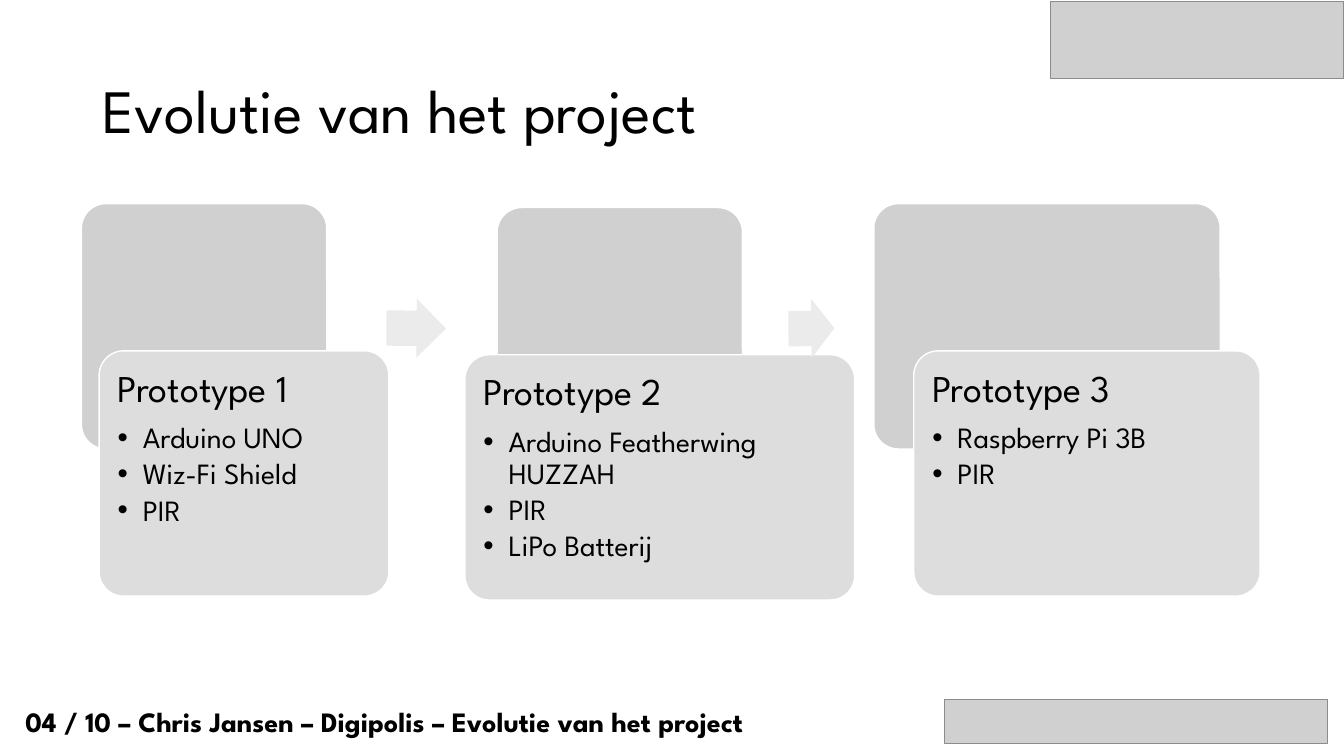
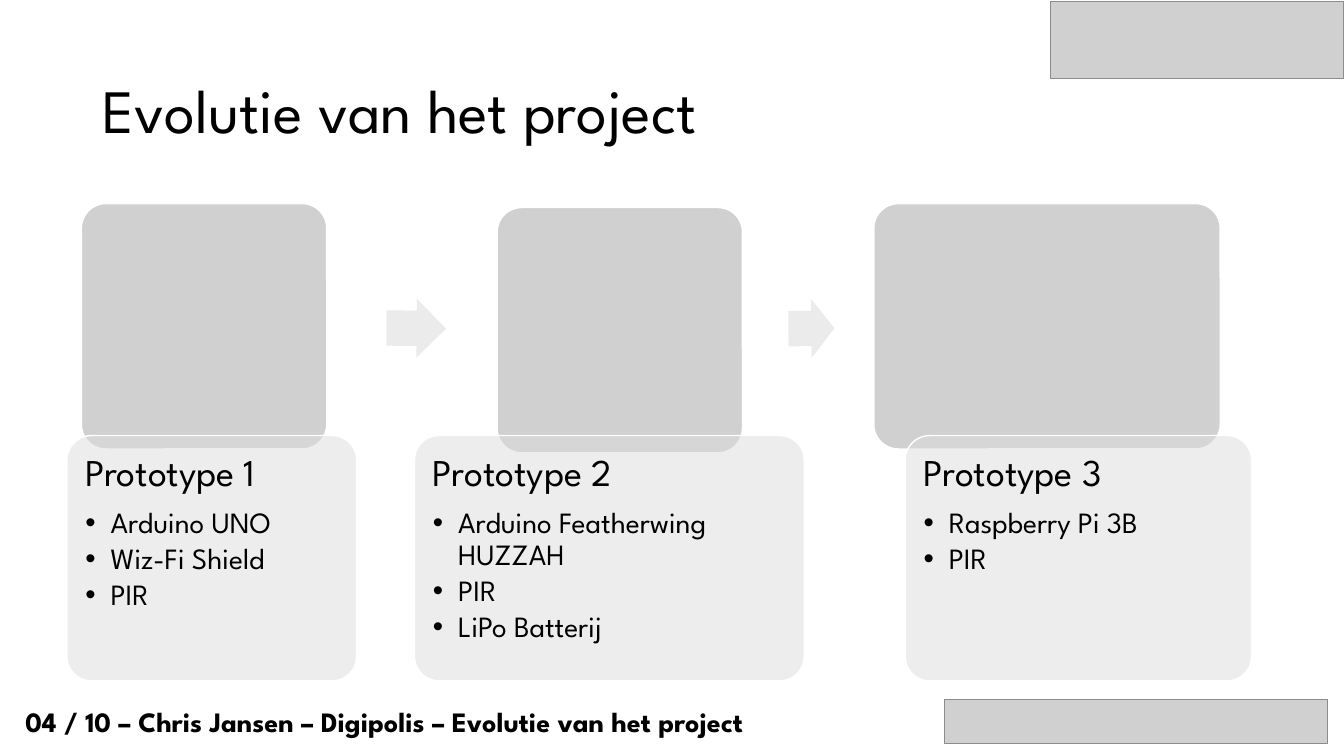
Before and after one commit to mitchdewinter/bap1617-ChrisJansen, a slide deck: slide 5 of Presentaties/Chris_Jansen_Digipolis_Antwerpen_Tussentijdsepresentatie.pptx. Drawn at 1344x756 pixels with LibreOffice and Linux fonts; fonts in the diff are those of the drawing; grey boxes stand for pictures; background and template pictures are left out. Boxes give left, top, right and bottom in pixels: in the first picture for what was removed or moved away, otherwise in the second. Text is boxed around its words. In the diff, an @@ line names an element or a change of style, - is before the commit and + after.

```diff
--- a/Presentaties/Chris_Jansen_Digipolis_Antwerpen_Tussentijdsepresentatie.pptx
+++ b/Presentaties/Chris_Jansen_Digipolis_Antwerpen_Tussentijdsepresentatie.pptx
@@ rounded rectangle: place and size @@
-rounded rectangle at (99, 351, 388, 596)
+rounded rectangle at (67, 436, 356, 681)
@@ text "Prototype 1": place and size @@
-text "Prototype 1" at (118, 377, 303, 521)
+text "Prototype 1" at (85, 461, 271, 605)
@@ rounded rectangle: place and size @@
-rounded rectangle at (465, 355, 855, 600)
+rounded rectangle at (414, 436, 805, 681)
@@ fill #DDDDDD to #DDDDDD at 50% opacity in 3 elements at (905, 436, 1252, 681), (67, 436, 356, 681), (414, 436, 805, 681) @@
@@ text "Prototype 2": place and size @@
-text "Prototype 2" at (483, 379, 757, 563)
+text "Prototype 2" at (433, 460, 706, 644)
@@ rounded rectangle: place and size @@
-rounded rectangle at (914, 351, 1261, 596)
+rounded rectangle at (905, 436, 1252, 681)
@@ text "Prototype 3": place and size @@
-text "Prototype 3" at (932, 376, 1147, 484)
+text "Prototype 3" at (924, 460, 1138, 569)
```
Also in this commit, not shown: 5 other slides changed, 1 other file.
